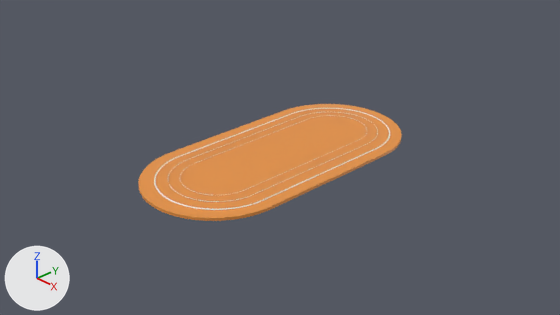
The Blender file jogoEnergy.blend, before and after one commit.
Both versions are drawn from the file's camera 'Camera'. The axes (+X, +Y, +Z) are drawn at lower left. The lights are the same throughout.

The scene before the commit, as lines of its bpy script (objects in view):
```python
me_cube_001 = bpy.data.meshes.new('Cube.001')
me_cube_001.from_pydata(...)  # 296 vertices, 156 faces; spans x -1.0..1.0, y -3.07..1.0, z -1.0..1.0
me_cube_001.materials.append(mat_material)  # orange #e79341
me_torus_002 = bpy.data.meshes.new('Torus.002')
me_torus_002.from_pydata(...)  # 576 vertices, 576 faces; spans x -0.5..0.5, y -1.15..1.1, z -0.01..0.01
ob_cube = bpy.data.objects.new('Cube', me_cube_001)
ob_cube.location = (0.0, 1.082, 0.0)
ob_cube.scale = (1.07, 1.07, 0.0212)
ob_torus_002 = bpy.data.objects.new('Torus.002', me_torus_002)
ob_torus_002.location = (0.004, 0.039, 0.019)
ob_torus_002.scale = (1.78, 1.78, 1.78)
```
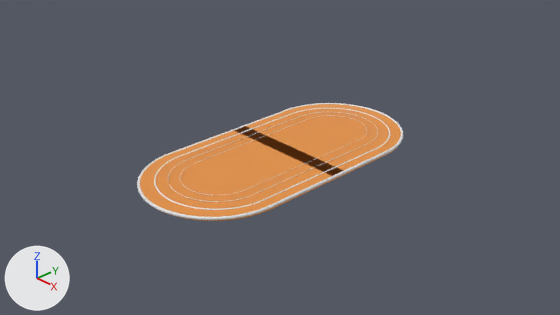
Boxes [x1, y1, x2, y2] around the edits, measured in the pictures (560 x 315 px; the box of a moved part takes in the faces that stretch with it):
'Torus', added: after [137, 103, 403, 220]
part 1 of me_cube_001, moved or reshaped: before [230, 130, 334, 181]; after [231, 126, 343, 181]

The edits, one by one:
me_cube_001 is used by ob_cube; location (0.0, 1.082, 0.0); scale (1.07, 1.07, 0.0212).
me_cube_001 had 296 vertices, 156 faces and spanned x -1.0..1.0, y -3.07..1.0, z -1.0..1.0.
me_cube_001 now has 300 vertices, 154 faces and spans x -1.0..1.0, y -3.07..1.0, z -1.0..1.0.
Part 1, on me_cube_001:
6 faces are deleted.
4 vertices are added at (1.0, -0.78, 1.0), (1.0, -0.78, -1.0), (-1.0, -0.78, 1.0), (-1.0, -0.78, -1.0).
4 new faces join them.
Mesh me_torus is new.
It has 600 vertices, 600 faces and spans x -12.8..12.8, y -12.8..39.9, z -0.2..0.2.
Object 'Torus' (ob_torus) is new; it shows me_torus.
Its location is (0.0, -1.156, 0.01).
Its scale is (0.0841, 0.0841, 0.0841).
